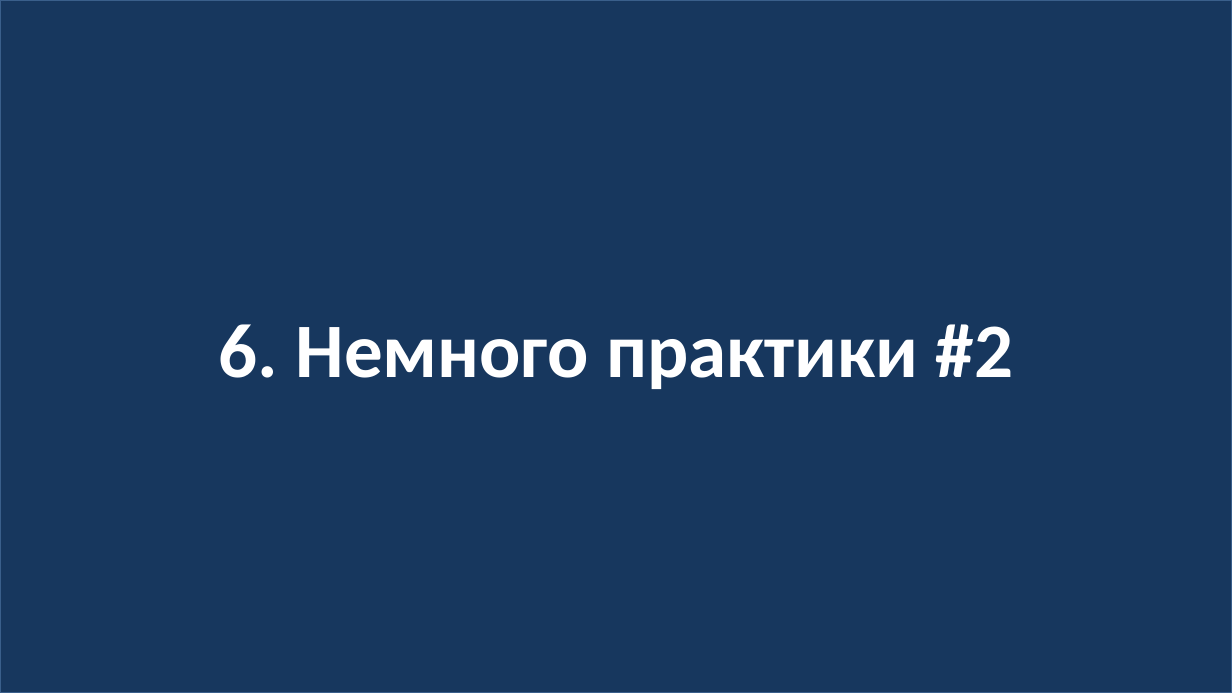
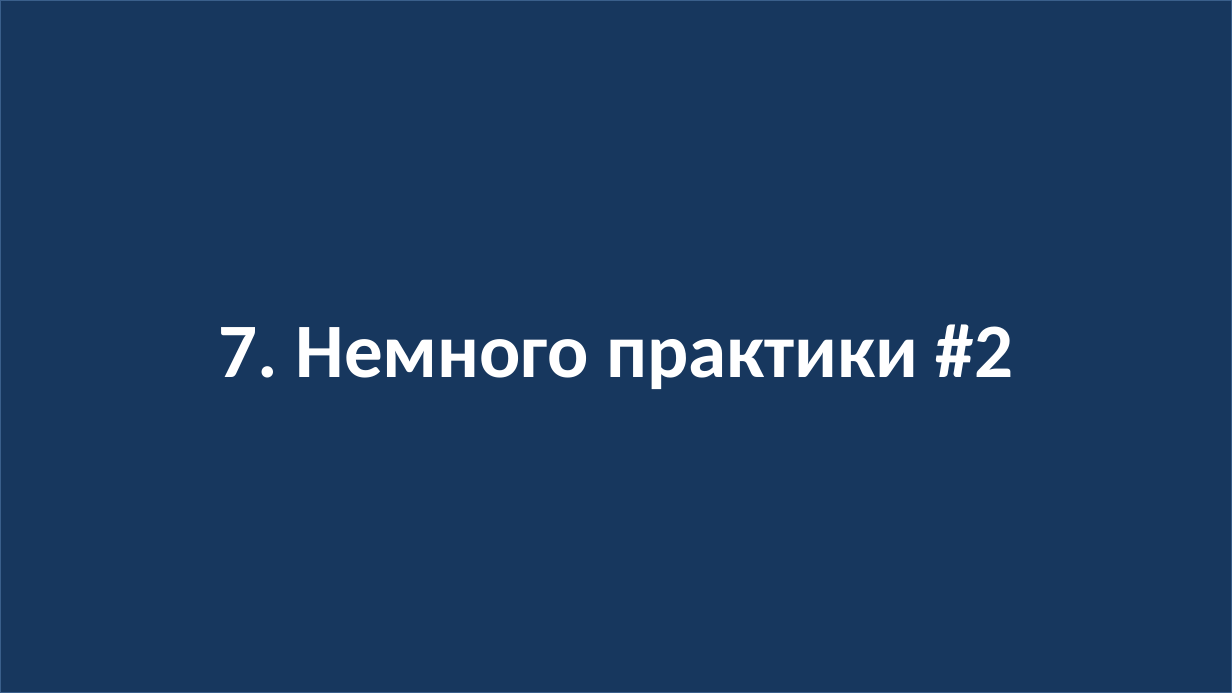
Before and after one commit to web36-ortdnipro/lesson19, a slide deck: slide 19 of lesson19.pptx. Drawn at 1232x693 pixels with LibreOffice and Linux fonts; fonts in the diff are those of the drawing. Boxes give left, top, right and bottom in pixels: in the first picture for what was removed or moved away, otherwise in the second. Text is boxed around its words. In the diff, an @@ line names an element or a change of style, - is before the commit and + after.

```diff
--- a/lesson19.pptx
+++ b/lesson19.pptx
@@ text in rectangle at bbox=[219, 324, 1013, 389]: text changed @@
-6. Немного практики #2
+7. Немного практики #2
```
Also in this commit, not shown: 4 other slides changed, 1 other file.
